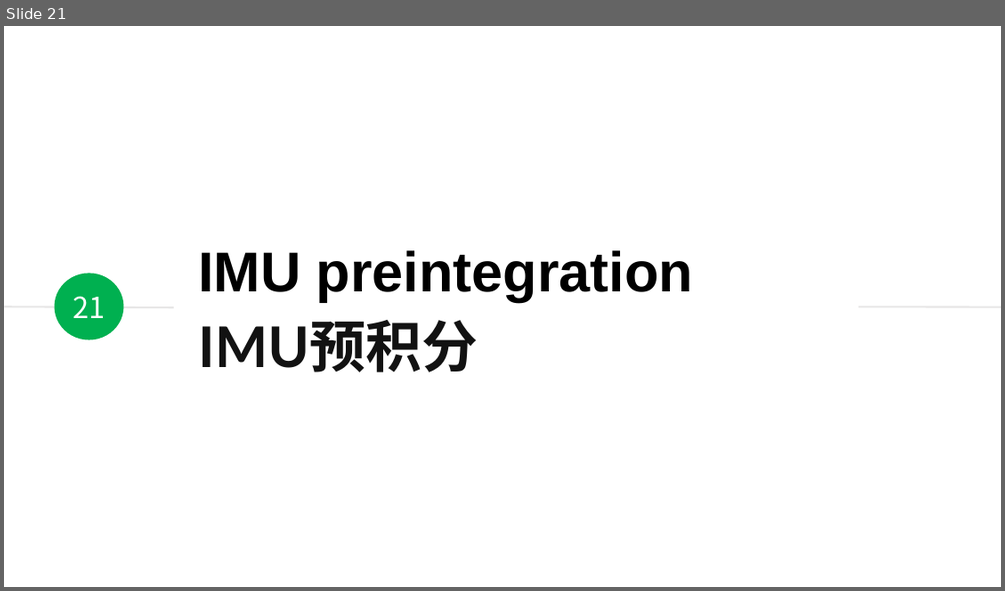
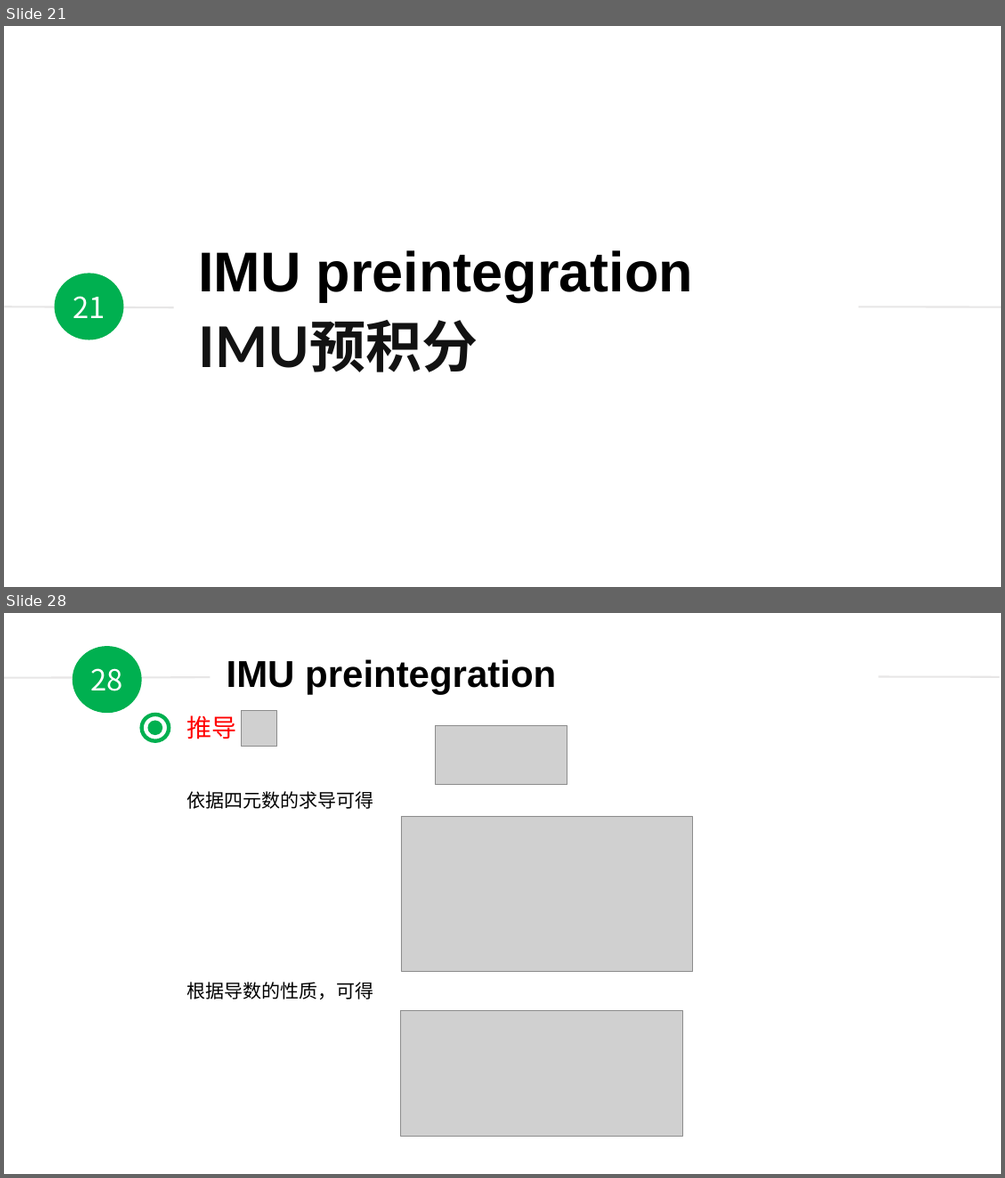
Before and after one commit to duyongquan/LTSLAM, a slide deck: docs/pptx/VINS/09-VINS-IMU预积分.pptx. Shown one above the other, each under a label of ours: slide 21 before the commit, slides 21 and 28 after it; the slides between them are not shown. The pictures are 1005x591 and 1005x1178 pixels, drawn with LibreOffice and Linux fonts; fonts in the diff are those of the drawing; grey boxes stand for pictures. Boxes give left, top, right and bottom in pixels: in the first picture for what was removed or moved away, otherwise in the second. Text is boxed around its words. In the diff, an @@ line names an element or a change of style, - is before the commit and + after.

```diff
--- a/docs/pptx/VINS/09-VINS-IMU预积分.pptx
+++ b/docs/pptx/VINS/09-VINS-IMU预积分.pptx
@@ slide 28 added at [4, 613, 1001, 1174], background #FFFFFF @@
@@ group added at [4, 646, 1000, 713]: 2 lines, 1 ellipse, 1 text @@
+28
+IMU preintegration
@@ ellipse added at [142, 714, 169, 741], outline #00B050 3.75 pt @@
@@ text added at [187, 715, 237, 739], 24 pt, text #FF0000 @@
+推导
@@ picture added at [242, 710, 277, 747] @@
@@ ellipse added at [147, 720, 162, 735], fill #00B050 @@
@@ picture added at [436, 725, 567, 784] @@
@@ text added at [187, 791, 374, 809], 18 pt, text #000000 @@
+依据四元数的求导可得
@@ picture added at [401, 816, 693, 971] @@
@@ text added at [187, 981, 374, 999], 18 pt, text #000000 @@
+根据导数的性质，可得
@@ picture added at [401, 1011, 682, 1136] @@
```
Also in this commit, not shown: 2 slides changed, 8 other slides added.
